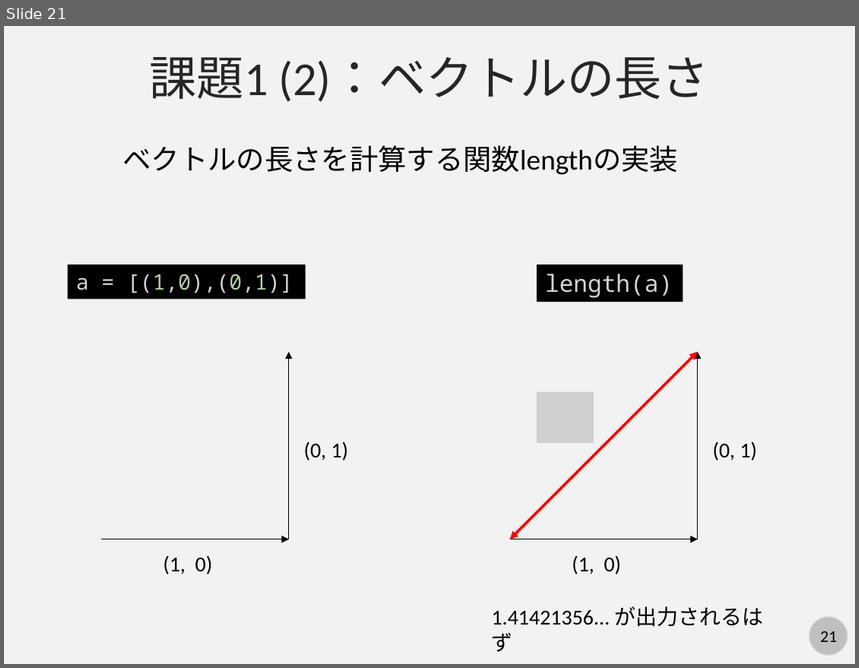
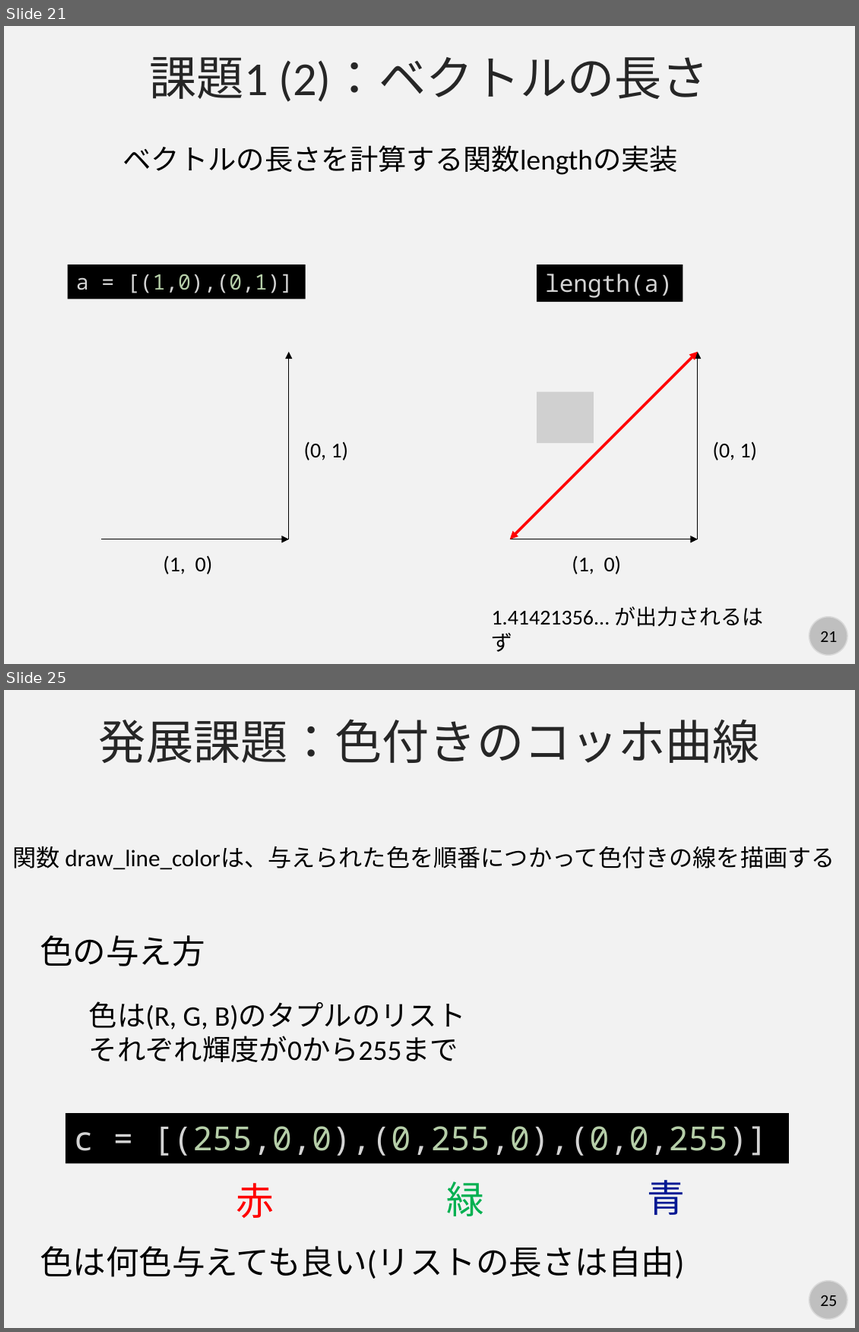
Before and after one commit to kaityo256/python_zero, a slide deck: list/fig/slide.pptx. Shown one above the other, each under a label of ours: slide 21 before the commit, slides 21 and 25 after it; the slides between them are not shown. The pictures are 859x668 and 859x1332 pixels, drawn with LibreOffice and Linux fonts; fonts in the diff are those of the drawing; grey boxes stand for pictures. Boxes give left, top, right and bottom in pixels: in the first picture for what was removed or moved away, otherwise in the second. Text is boxed around its words. In the diff, an @@ line names an element or a change of style, - is before the commit and + after.

```diff
--- a/list/fig/slide.pptx
+++ b/list/fig/slide.pptx
@@ slide 25 added at bbox=[4, 690, 855, 1328], background #F2F2F2; not listed: 2 template elements that a slide beside it also shows @@
@@ text added at bbox=[99, 719, 760, 763], 40 pt, text #262626 @@
+発展課題：色付きのコッホ曲線
@@ text added at bbox=[12, 846, 835, 870], 20 pt, text #000000 @@
+関数 draw_line_colorは、与えられた色を順番につかって色付きの線を描画する
@@ text added at bbox=[40, 935, 205, 967], 28 pt, text #000000 @@
+色の与え方
@@ text added at bbox=[89, 1002, 465, 1062], 24 pt, text #000000 @@
+色は(R, G, B)のタプルのリスト
+それぞれ輝度が0から255まで
@@ rectangle added at bbox=[66, 1113, 789, 1163], fill #000000, 28 pt, text #D4D4D4 @@
+c = [(255,0,0),(0,255,0),(0,0,255)]
@@ text added at bbox=[237, 1183, 275, 1218], 32 pt, text #FF0000 @@
+赤
@@ text added at bbox=[446, 1182, 484, 1217], 32 pt, text #00B050 @@
+緑
@@ text added at bbox=[647, 1180, 685, 1215], 32 pt, text #011893 @@
+青
@@ text added at bbox=[40, 1246, 684, 1279], 28 pt, text #000000 @@
+色は何色与えても良い(リストの長さは自由)
```
Also in this commit, not shown: 2 slides changed, 1 other slide added, 2 other files.
